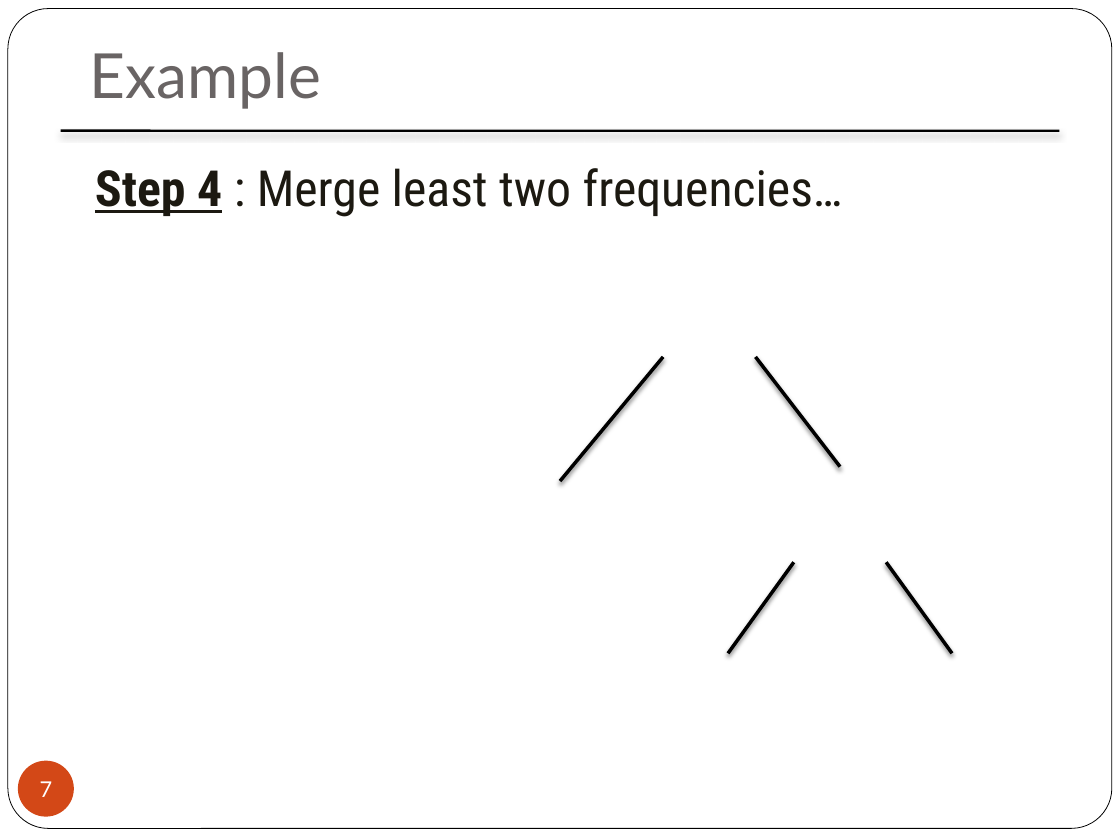
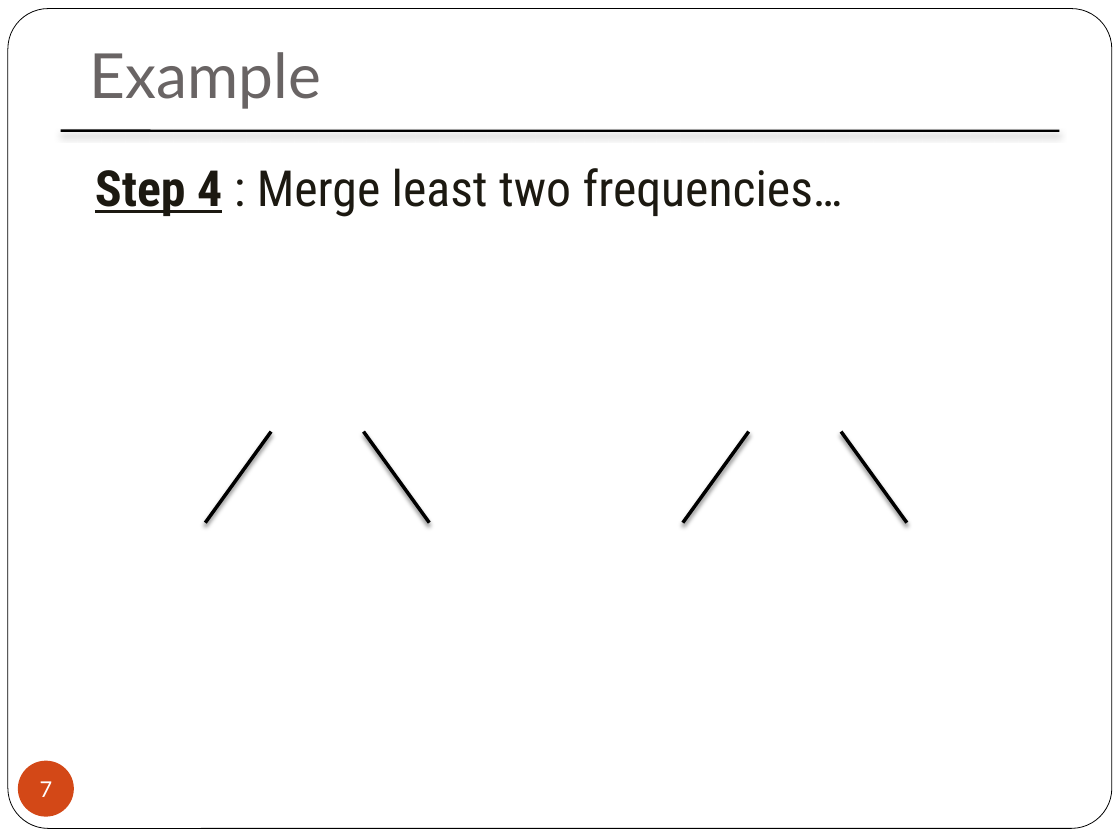
Before and after one commit to MaulikPatel295/MaulikPatel295, a slide deck: slide 7 of ALA/2161603_150124116006.pptx. Drawn at 1120x840 pixels with LibreOffice and Linux fonts; fonts in the diff are those of the drawing; background and template pictures are left out. Boxes give left, top, right and bottom in pixels: in the first picture for what was removed or moved away, otherwise in the second. Text is boxed around its words. In the diff, an @@ line names an element or a change of style, - is before the commit and + after.

```diff
--- a/ALA/2161603_150124116006.pptx
+++ b/ALA/2161603_150124116006.pptx
@@ line removed from (663, 357) to (560, 482) @@
@@ line moved from (886, 562) - (952, 653) to (271, 431) - (205, 523) @@
@@ line added from (364, 431) to (429, 523), #000000 2.25 pt @@
@@ line moved from (794, 562) - (728, 653) to (748, 431) - (683, 523) @@
@@ line moved from (756, 357) - (840, 467) to (841, 431) - (907, 523) @@
```
Also in this commit, not shown: 5 other slides changed, 1 other file.
